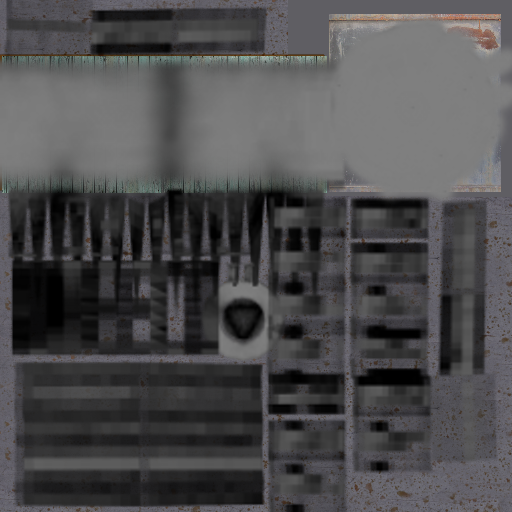
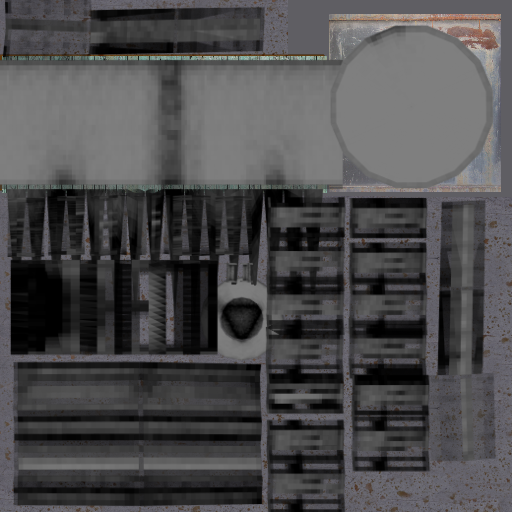
Two versions of the same layered image (512px x 512px). Layer-by-layer changes:
renamed "shades" to "watertower.png", painted on it over [0, 0, 512, 512]
